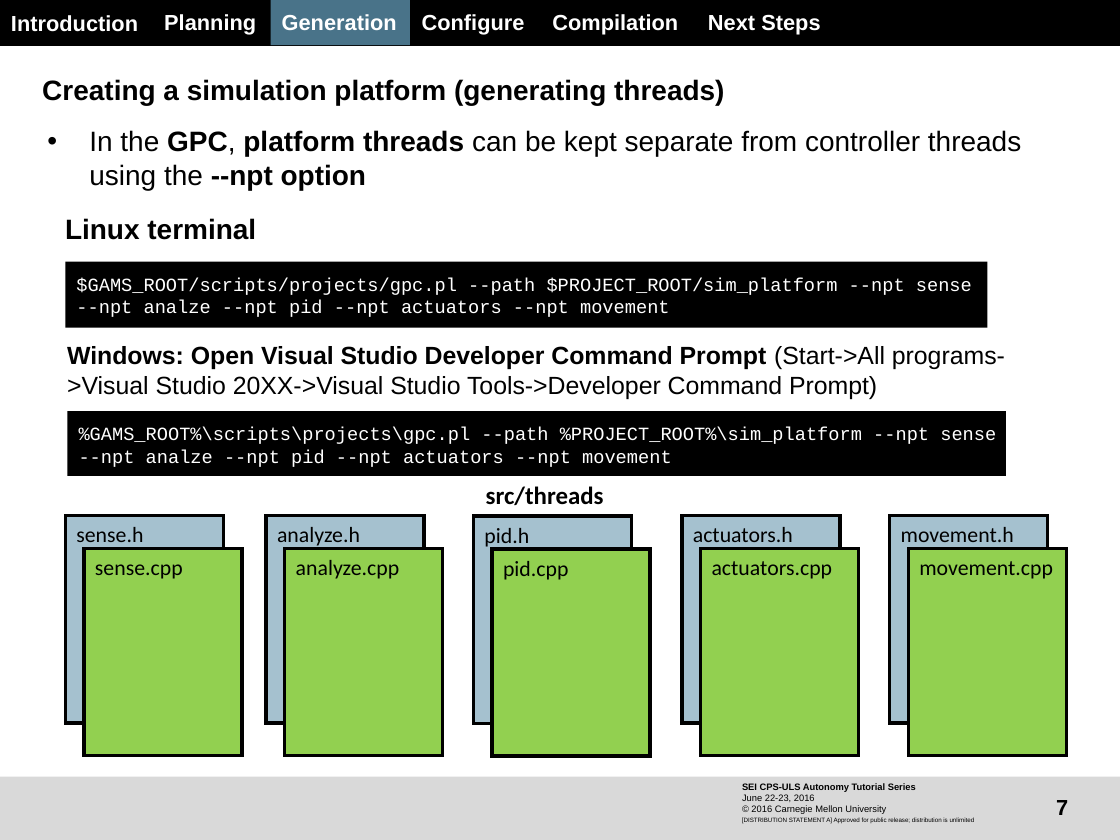
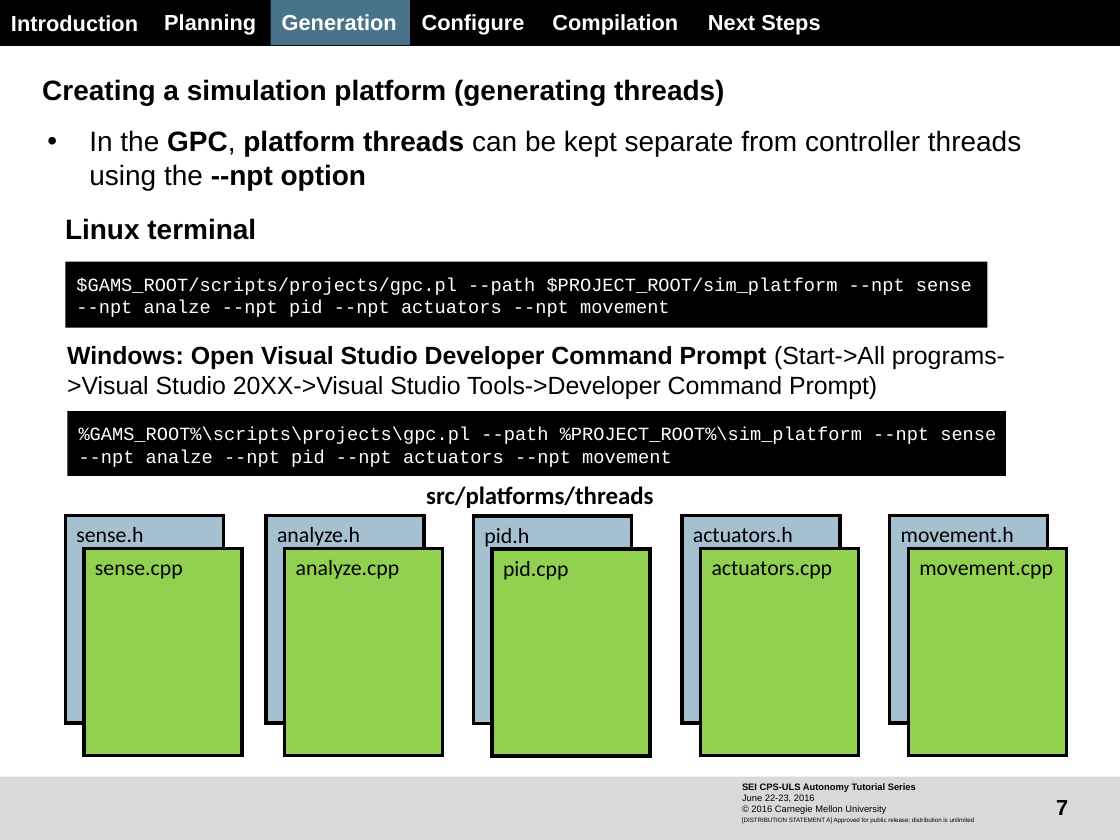
Before and after one commit to Burgos/gams, a slide deck: slide 7 of SEI_CPSULS_Tutorial_Day1_07_CreatingHardwareAndSimulationPlatforms.pptx. Drawn at 1120x840 pixels with LibreOffice and Linux fonts; fonts in the diff are those of the drawing; background and template pictures are left out. Boxes give left, top, right and bottom in pixels: in the first picture for what was removed or moved away, otherwise in the second. Text is boxed around its words. In the diff, an @@ line names an element or a change of style, - is before the commit and + after.

Commit message:
* Fixed a few typos in the algorithms and platforms tutorials

```diff
--- a/SEI_CPSULS_Tutorial_Day1_07_CreatingHardwareAndSimulationPlatforms.pptx
+++ b/SEI_CPSULS_Tutorial_Day1_07_CreatingHardwareAndSimulationPlatforms.pptx
@@ text at [426, 486, 653, 508]: text changed @@
-  src/threads
+  src/platforms/threads
```
Also in this commit, not shown: 2 other slides changed.
